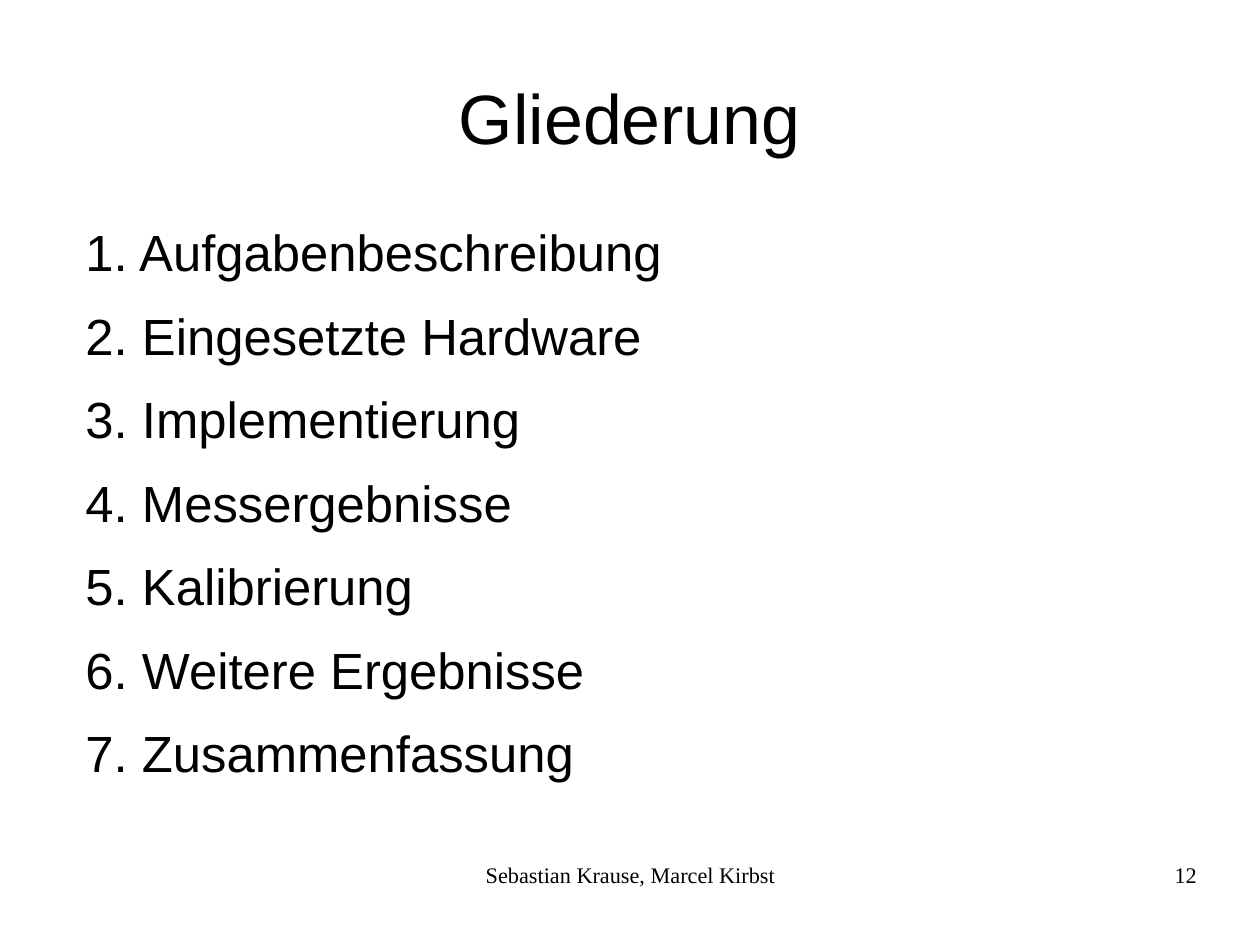
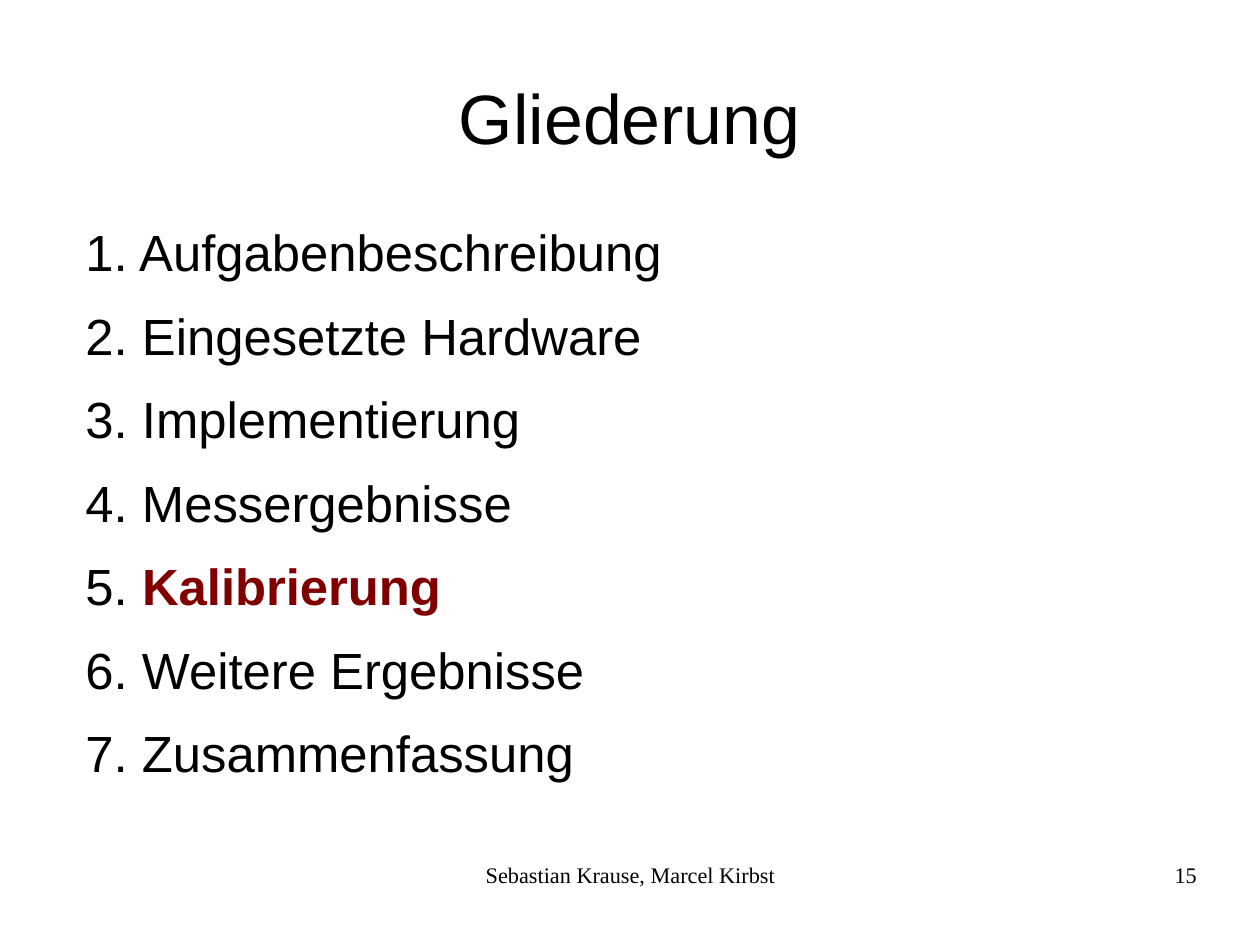
Before and after one commit to mkirbst/mca, a slide deck: slide 15 of praesi/mca.odp (slide 12 before the commit). Drawn at 1260x945 pixels with LibreOffice and Linux fonts; fonts in the diff are those of the drawing. Boxes give left, top, right and bottom in pixels: in the first picture for what was removed or moved away, otherwise in the second. Text is boxed around its words. In the diff, an @@ line names an element or a change of style, - is before the commit and + after.

```diff
--- a/praesi/mca.odp
+++ b/praesi/mca.odp
@@ text at <box>142,568,441,616</box>: text colour #000000 to #800000, bold on in "Kalibrierung" @@
@@ page number at <box>1175,868,1197,884</box>: text changed @@
-12
+15
```
Also in this commit, not shown: 3 other slides changed, 8 slides added, 1 slide removed, 1 other file.
